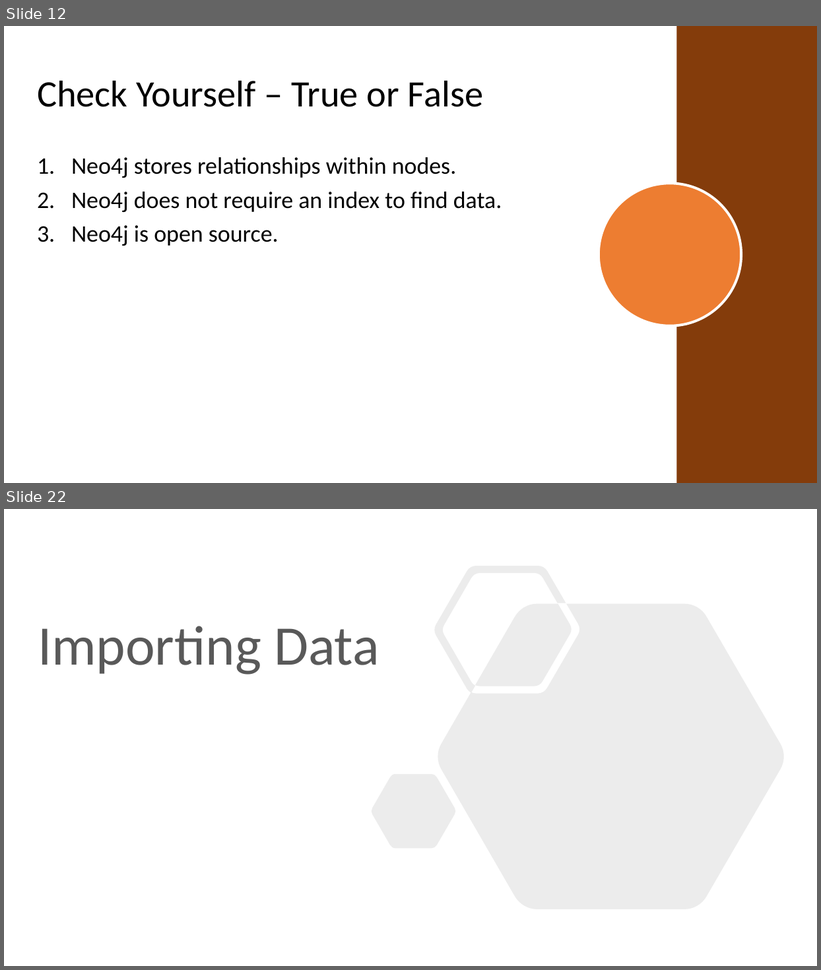
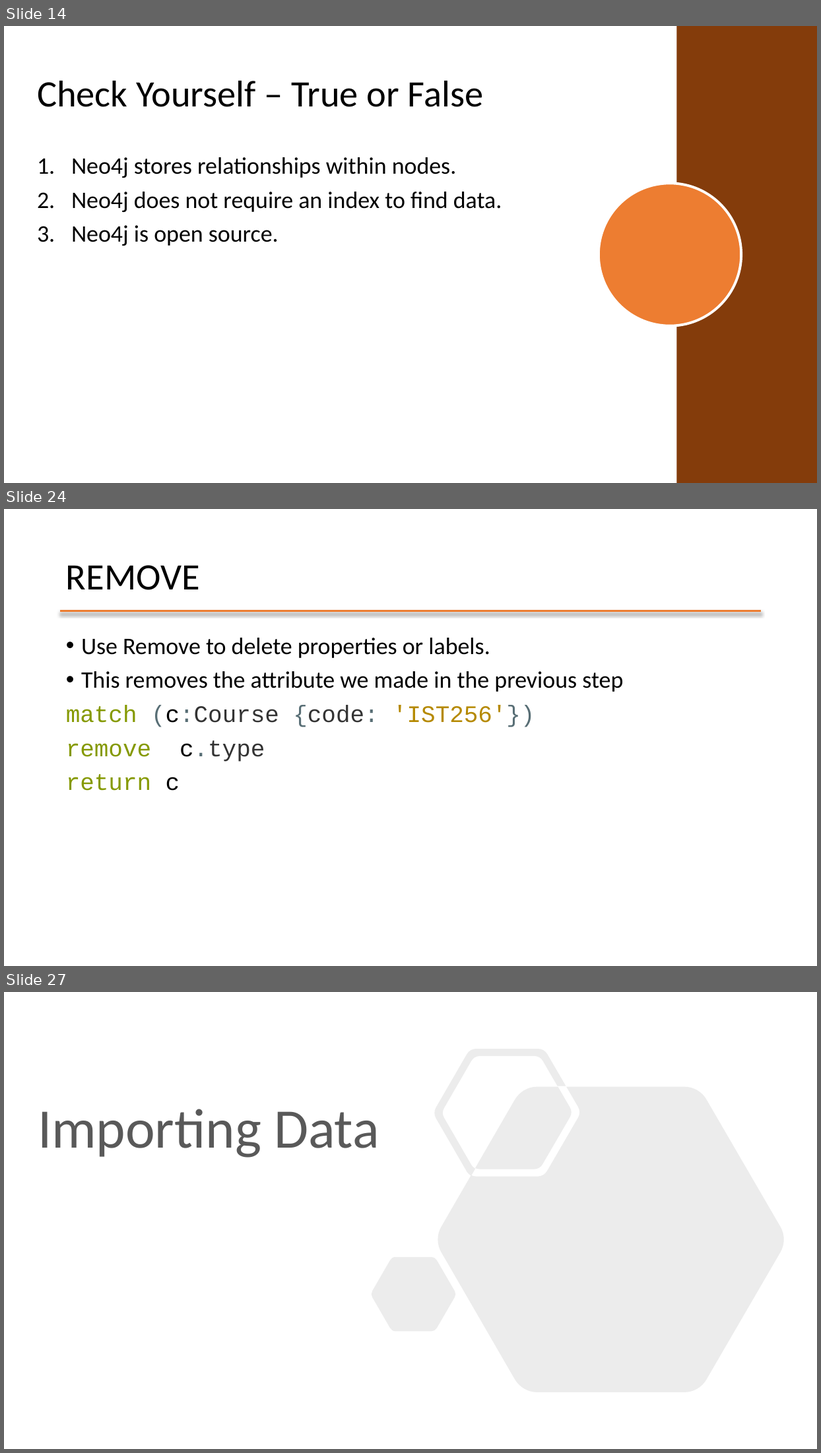
Before and after one commit to mafudge/ist769-old, a slide deck: content/I-Graph/I-Graph.pptx. Shown one above the other, each under a label of ours: slides 12 and 22 before the commit, slides 14, 24 and 27 after it; the slides between them are not shown. The pictures are 821x970 and 821x1453 pixels, drawn with LibreOffice and Linux fonts; fonts in the diff are those of the drawing; background and template pictures are left out. Boxes give left, top, right and bottom in pixels: in the first picture for what was removed or moved away, otherwise in the second. Text is boxed around its words. In the diff, an @@ line names an element or a change of style, - is before the commit and + after.

```diff
--- a/content/I-Graph/I-Graph.pptx
+++ b/content/I-Graph/I-Graph.pptx
@@ slide 24 added at [4, 509, 817, 966], background #FFFFFF @@
@@ title added at [66, 565, 200, 590], 44 pt, text #000000 @@
+REMOVE
@@ line added from (60, 611) to (762, 611), #ED7D31 2.25 pt @@
@@ text added at [66, 638, 623, 791], 28 pt, text #000000 @@
+• Use Remove to delete properties or labels.
+• This removes the attribute we made in the previous step
+match (c:Course {code: 'IST256'})
+remove c.type
+return c
@@ what was slide 12 is now slide 14 @@
@@ what was slide 22 is now slide 27 @@
```
Also in this commit, not shown: 8 slides changed, 18 other slides added, 9 slides removed, 4 other files.
